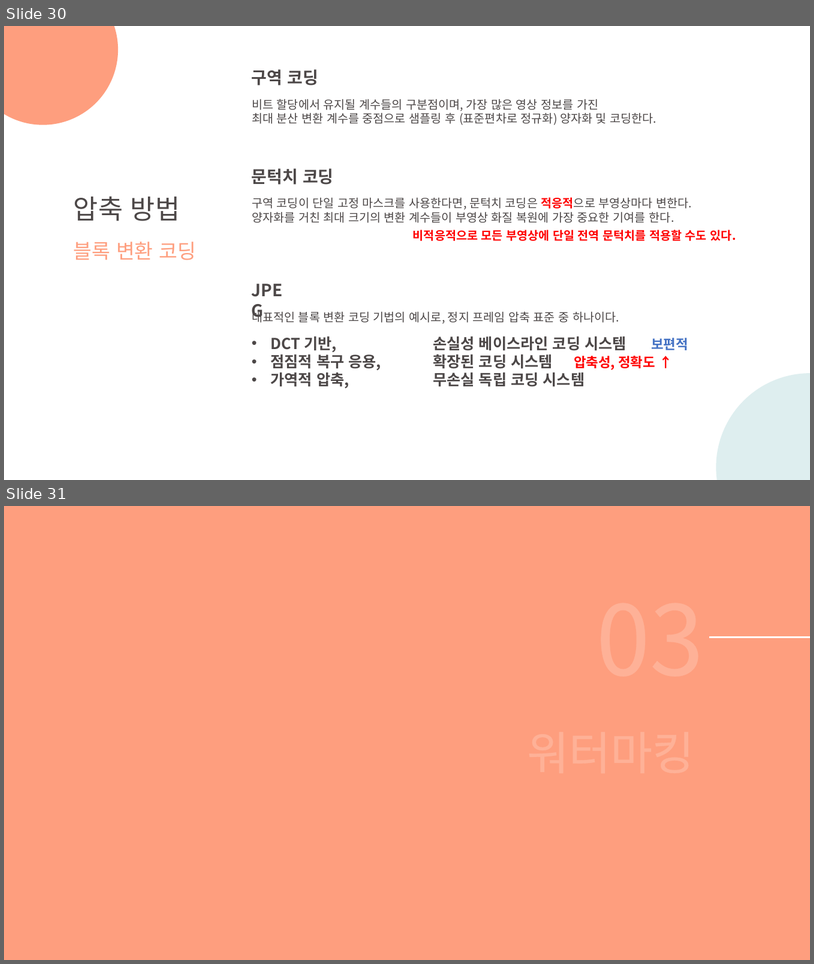
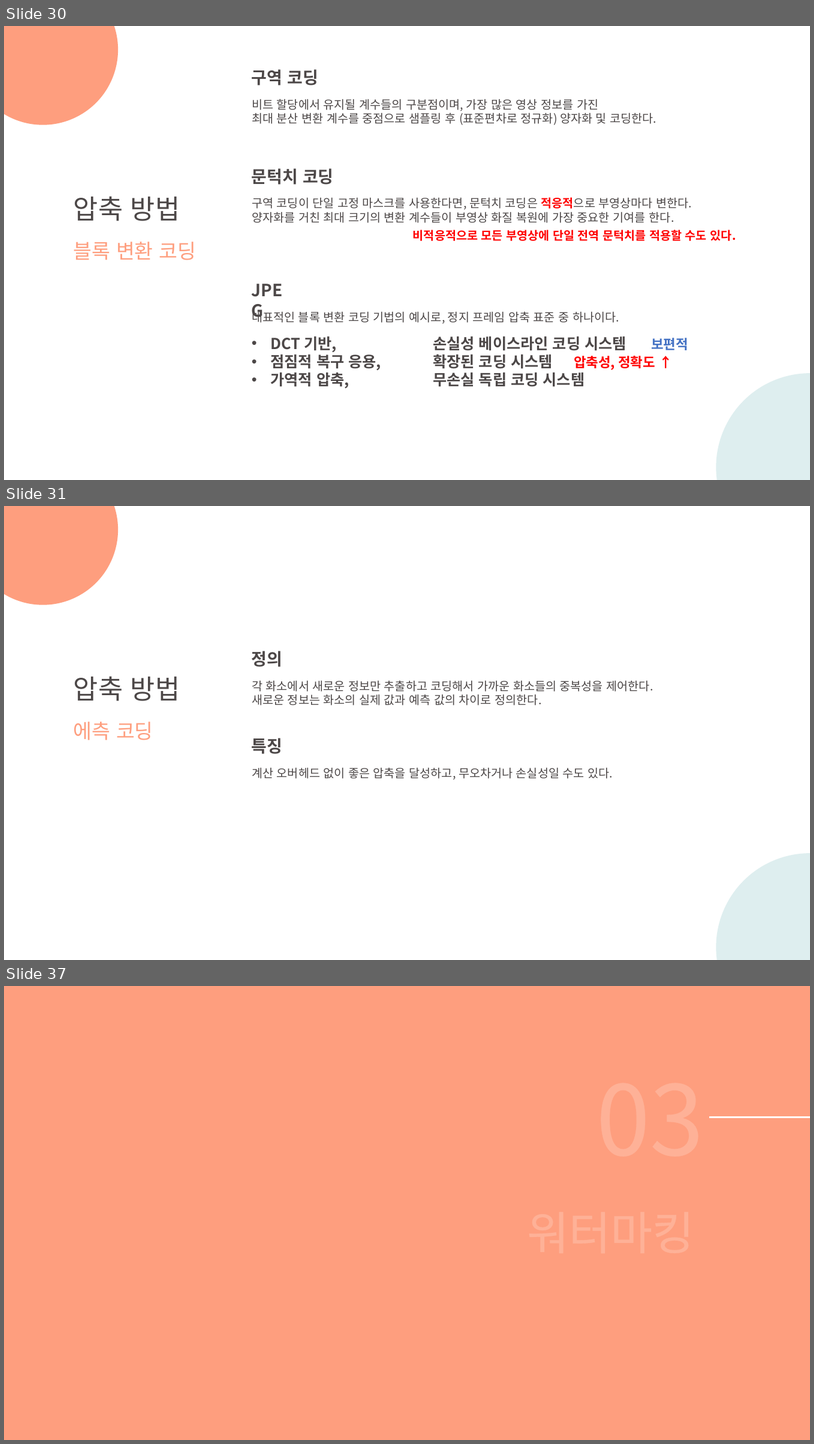
Before and after one commit to DaeSeokSong/summarize-study, a slide deck: 디지털 영상처리 제3판/PPT/12주차 세미나_디지털 영상처리.pptx. Shown one above the other, each under a label of ours: slides 30 and 31 before the commit, slides 30, 31 and 37 after it; the slides between them are not shown. The pictures are 814x964 and 814x1444 pixels, drawn with LibreOffice and Linux fonts; fonts in the diff are those of the drawing. Boxes give left, top, right and bottom in pixels: in the first picture for what was removed or moved away, otherwise in the second. Text is boxed around its words. In the diff, an @@ line names an element or a change of style, - is before the commit and + after.

```diff
--- a/디지털 영상처리 제3판/PPT/12주차 세미나_디지털 영상처리.pptx
+++ b/디지털 영상처리 제3판/PPT/12주차 세미나_디지털 영상처리.pptx
@@ slide 31 added at (4,506,810,960), background #FFFFFF @@
@@ ellipse added at (4,506,119,605), fill #FE9E7E @@
@@ text added at (252,651,283,667), 20 pt, text #4C4747, bold @@
+정의
@@ text added at (74,676,180,701), 32 pt, text #4C4747 @@
+압축 방법
@@ text added at (252,680,654,705), 14 pt, text #4C4747 @@
+각 화소에서 새로운 정보만 추출하고 코딩해서 가까운 화소들의 중복성을 제어한다.
+새로운 정보는 화소의 실제 값과 예측 값의 차이로 정의한다.
@@ text added at (74,721,153,740), 24 pt, text #FE9E7E @@
+에측 코딩
@@ text added at (252,738,283,754), 20 pt, text #4C4747, bold @@
+특징
@@ text added at (252,767,613,780), 14 pt, text #4C4747 @@
+계산 오버헤드 없이 좋은 압축을 달성하고, 무오차거나 손실성일 수도 있다.
@@ ellipse added at (717,853,810,960), fill #C8E4E5 at 60% opacity @@
@@ what was slide 31 is now slide 37 @@
```
Also in this commit, not shown: 6 other slides added.
